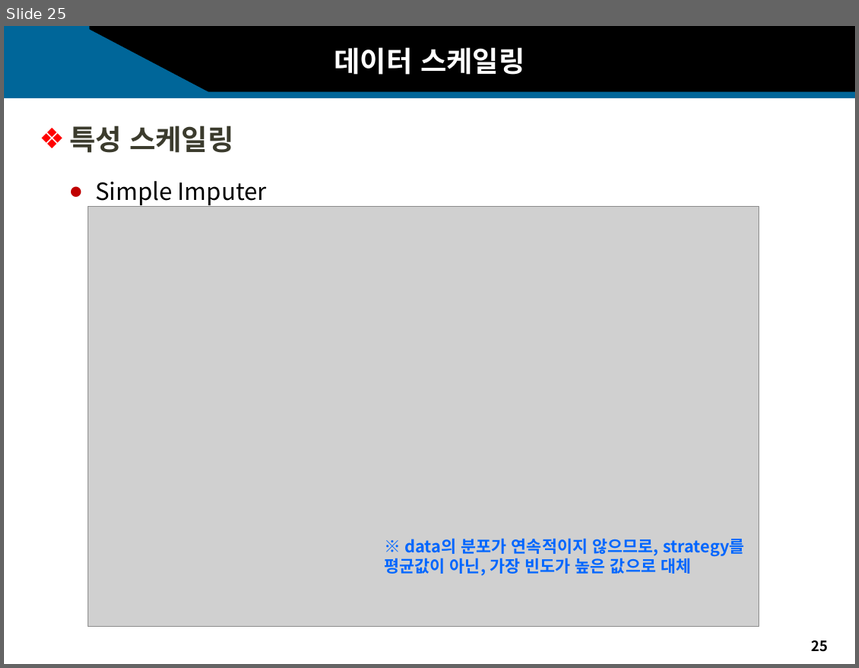
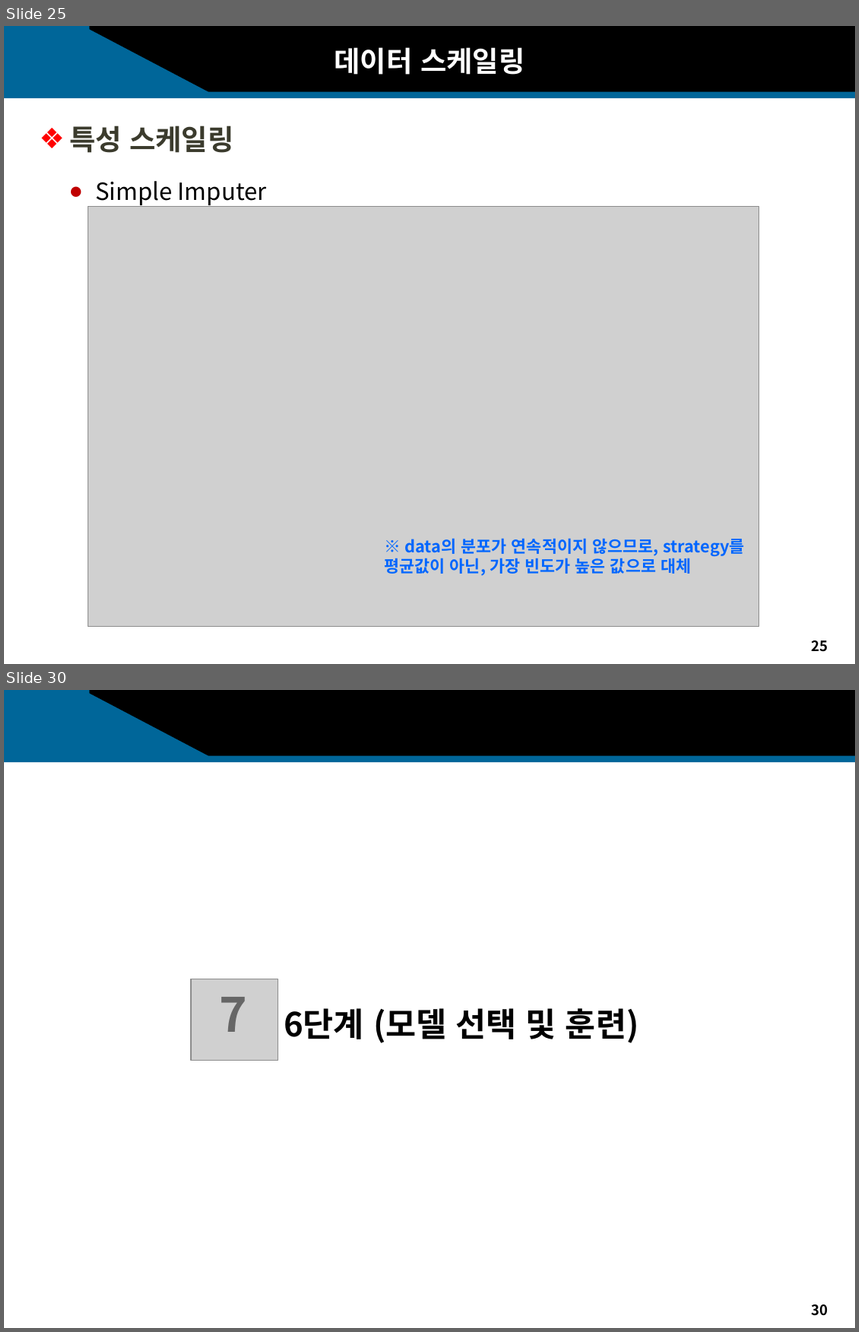
Before and after one commit to sakura09040904/Portfolio, a slide deck: 2. 1학년2학기/1. 어프렌티스 프로젝트/11주차_기말프로젝트/11주차_과제_발표자료.pptx. Shown one above the other, each under a label of ours: slide 25 before the commit, slides 25 and 30 after it; the slides between them are not shown. The pictures are 859x668 and 859x1332 pixels, drawn with LibreOffice and Linux fonts; fonts in the diff are those of the drawing; grey boxes stand for pictures; background and template pictures are left out. Boxes give left, top, right and bottom in pixels: in the first picture for what was removed or moved away, otherwise in the second. Text is boxed around its words. In the diff, an @@ line names an element or a change of style, - is before the commit and + after.

```diff
--- a/2. 1학년2학기/1. 어프렌티스 프로젝트/11주차_기말프로젝트/11주차_과제_발표자료.pptx
+++ b/2. 1학년2학기/1. 어프렌티스 프로젝트/11주차_기말프로젝트/11주차_과제_발표자료.pptx
@@ slide 30 added at (4, 690, 855, 1328), background #FFFFFF; not listed: 5 template elements that a slide beside it also shows @@
@@ picture added at (191, 980, 278, 1060) @@
@@ text added at (220, 997, 248, 1032), 40 pt, text #666666, bold @@
+7
@@ text added at (284, 1008, 639, 1043), 28 pt, text #000000, bold @@
+6단계 (모델 선택 및 훈련)
```
Also in this commit, not shown: 3 slides changed, 6 other slides added, 1 other file.
